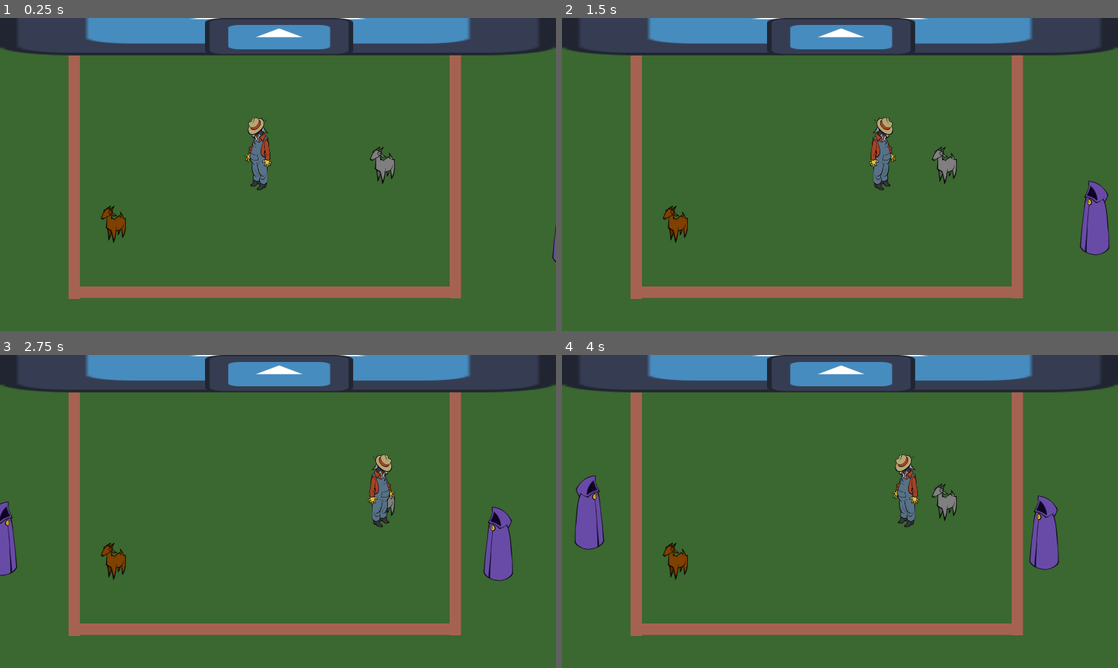
Above: before the commit, frames 1-4 (two rows, left to right).
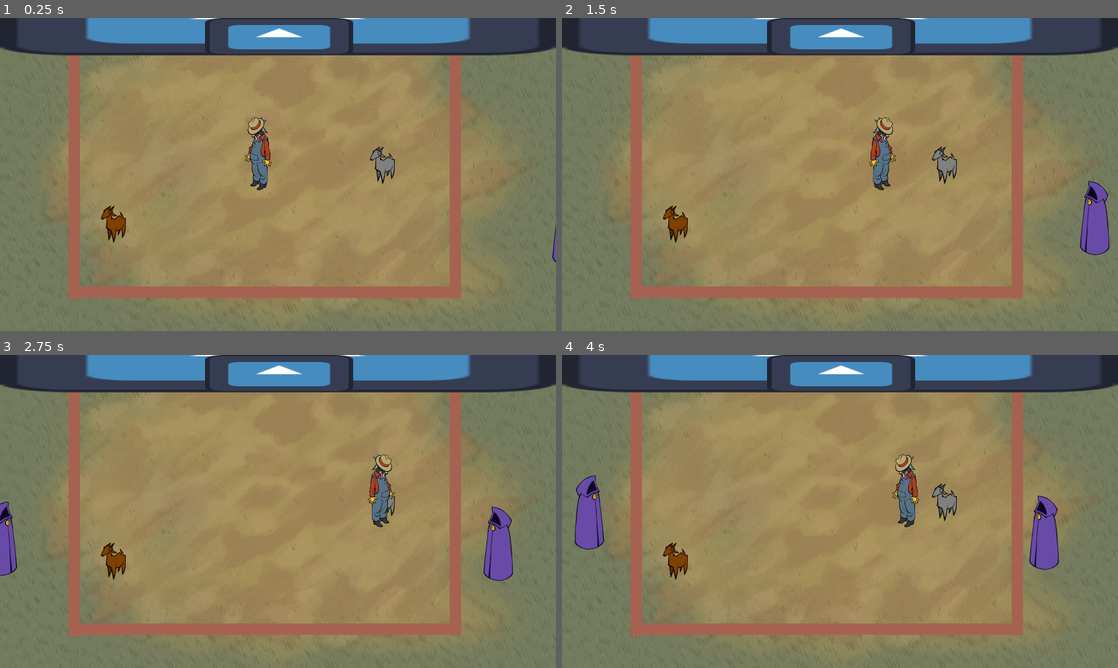
Above: after the commit, the same moments.

Repository: jadicodes/goat-game
Game: Godot game, scene res://farm/farm.tscn
The game is run twice, just before and just after one commit, with the same random seed, the same clock (stepped at 60 frames per second) and the same inputs. The engine's default icon, where the game draws it, is replaced by a stand-in: a white triangle on a blue panel in a dark square.
Inputs (mouse positions are in pixels of both pictures, inside the frame that each line leads up to):
- Up to frame 1 (0.25 s): no input
- Up to frame 2 (1.5 s): tap Enter at 0.5 s; move the mouse to (962, 158) at 0.52 s; hold D (move_right) 0.53-1.25 s; hold E (interact) 0.53-1.25 s; click (962, 158) at 0.67 s; drag from (728, 190) to (812, 237) at 1.27 s
- Up to frame 3 (2.75 s): move the mouse to (333, 442) at 2.02 s; hold D (move_right) from 2.03 s (still down); tap Alt at 2.1 s
- Up to frame 4 (4 s): release D (move_right) at 2.75 s; drag from (812, 574) to (673, 464) at 2.77 s; move the mouse to (1006, 558) at 3.52 s; hold A (move_left) from 3.53 s (still down); hold E (interact) from 3.53 s (still down)

The runs differ from the first frame. In frame 1, 82% of the frame differs, in the area x 0-100%, y 9-100%; in frame 2, 81%; in frame 3, 80%; in frame 4, 80%.

Commit message:
Implement new art for farmer and field

Diff:
--- a/project/farm/farm.tscn
+++ b/project/farm/farm.tscn
@@ -1,5 +1,6 @@
-[gd_scene load_steps=7 format=3 uid="uid://botoiyyc2kyur"]
+[gd_scene load_steps=8 format=3 uid="uid://botoiyyc2kyur"]
 
+[ext_resource type="Texture2D" uid="uid://dedngjr1lli1" path="res://farm/field.png" id="1_a1lvl"]
 [ext_resource type="PackedScene" uid="uid://cqdu4npym77hm" path="res://farmer/farmer.tscn" id="1_at1a1"]
 [ext_resource type="PackedScene" uid="uid://mcq4epvbauin" path="res://barn/barn.tscn" id="1_ukrf4"]
 [ext_resource type="PackedScene" uid="uid://cquhif3oogil8" path="res://goat/goat.tscn" id="2_qnc1y"]
@@ -14,10 +15,16 @@
 [node name="Farm" type="Node2D"]
 y_sort_enabled = true
 
-[node name="ColorRect" type="ColorRect" parent="."]
-offset_right = 1936.0
-offset_bottom = 1088.0
-color = Color(0.230134, 0.402356, 0.187802, 1)
+[node name="CanvasLayer" type="CanvasLayer" parent="."]
+layer = -1
+
+[node name="Field" type="TextureRect" parent="CanvasLayer"]
+anchors_preset = 15
+anchor_right = 1.0
+anchor_bottom = 1.0
+grow_horizontal = 2
+grow_vertical = 2
+texture = ExtResource("1_a1lvl")
 
 [node name="Barn" parent="." instance=ExtResource("1_ukrf4")]
 
--- a/project/farmer/farmer.tscn
+++ b/project/farmer/farmer.tscn
@@ -1,8 +1,9 @@
-[gd_scene load_steps=5 format=3 uid="uid://cqdu4npym77hm"]
+[gd_scene load_steps=6 format=3 uid="uid://cqdu4npym77hm"]
 
 [ext_resource type="Script" uid="uid://dm2umt83y7wau" path="res://farmer/farmer.gd" id="1_7h16g"]
 [ext_resource type="Texture2D" uid="uid://sqj3sppvhpj6" path="res://farmer/farmer_sprite.png" id="2_7h16g"]
 [ext_resource type="Script" uid="uid://d20spc7xxot7" path="res://directional_sprite/directional_sprite.gd" id="2_vm3ej"]
+[ext_resource type="Texture2D" uid="uid://cqxdafnj0jnjq" path="res://farmer/farmer_sprite_back.png" id="4_d38dk"]
 
 [sub_resource type="CircleShape2D" id="CircleShape2D_7h16g"]
 radius = 64.0
@@ -17,7 +18,7 @@
 texture = ExtResource("2_7h16g")
 script = ExtResource("2_vm3ej")
 _sprite_front = ExtResource("2_7h16g")
-_sprite_back = ExtResource("2_7h16g")
+_sprite_back = ExtResource("4_d38dk")
 metadata/_custom_type_script = "uid://d20spc7xxot7"
 
 [node name="CollisionShape2D" type="CollisionShape2D" parent="."]
Not shown, added: project/farm/fence_diagonal.png.import
Not shown, added: project/farm/fence_front.png.import
Not shown, added: project/farm/fence_post_one.png.import
Not shown, added: project/farm/fence_post_two.png.import
Not shown, added: project/farm/fence_side.png.import
Not shown, added: project/farm/field.png.import
Not shown, added: project/farmer/farmer_sprite_back.png.import
